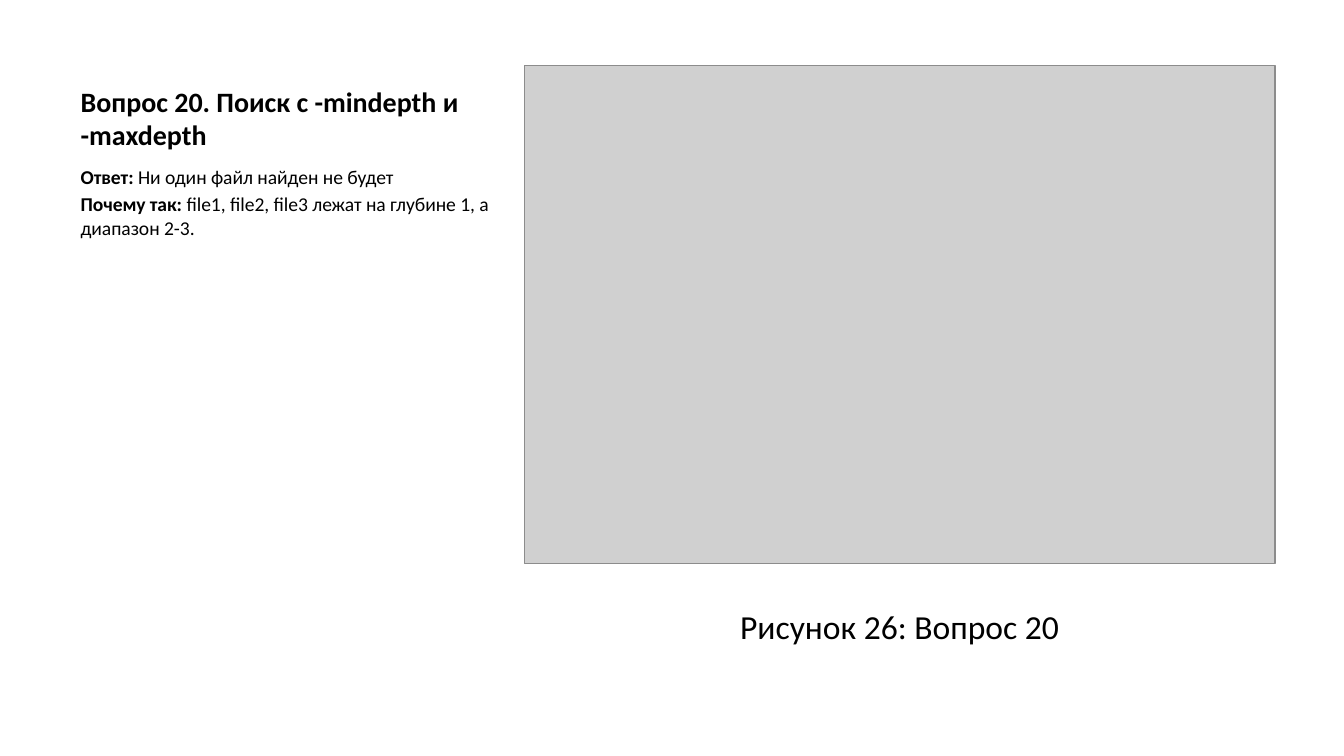
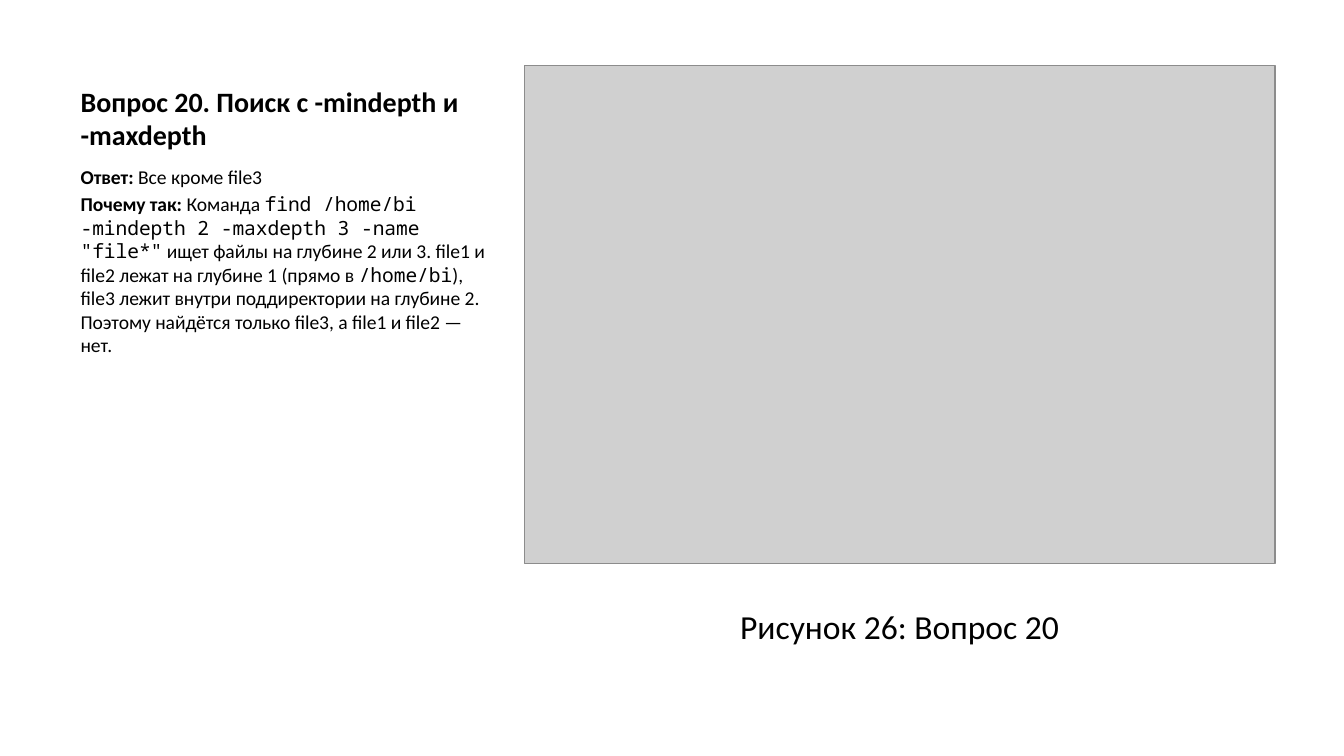
Before and after one commit to asivanova1/stepik-linux-course, a slide deck: slide 29 of stepik/razdel/03/presentation/output/presentation_stepik_3.pptx. Drawn at 1344x756 pixels with LibreOffice and Linux fonts; fonts in the diff are those of the drawing; grey boxes stand for pictures. Boxes give left, top, right and bottom in pixels: in the first picture for what was removed or moved away, otherwise in the second. Text is boxed around its words. In the diff, an @@ line names an element or a change of style, - is before the commit and + after.

```diff
--- a/stepik/razdel/03/presentation/output/presentation_stepik_3.pptx
+++ b/stepik/razdel/03/presentation/output/presentation_stepik_3.pptx
@@ text at [81, 170, 485, 352]: text changed @@
-Ответ: Ни один файл найден не будет
-Почему так: file1, file2, file3 лежат на глубине 1, а диапазон 2-3.
+Ответ: Все кроме file3
+Почему так: Команда find /home/bi -mindepth 2 -maxdepth 3 -name "file*" ищет файлы на глубине 2 или 3. file1 и file2 лежат на глубине 1 (прямо в /home/bi), file3 лежит внутри поддиректории на глубине 2. Поэтому найдётся только file3, а file1 и file2 — нет.
```
Also in this commit, not shown: 6 other slides changed, 21 other files.
